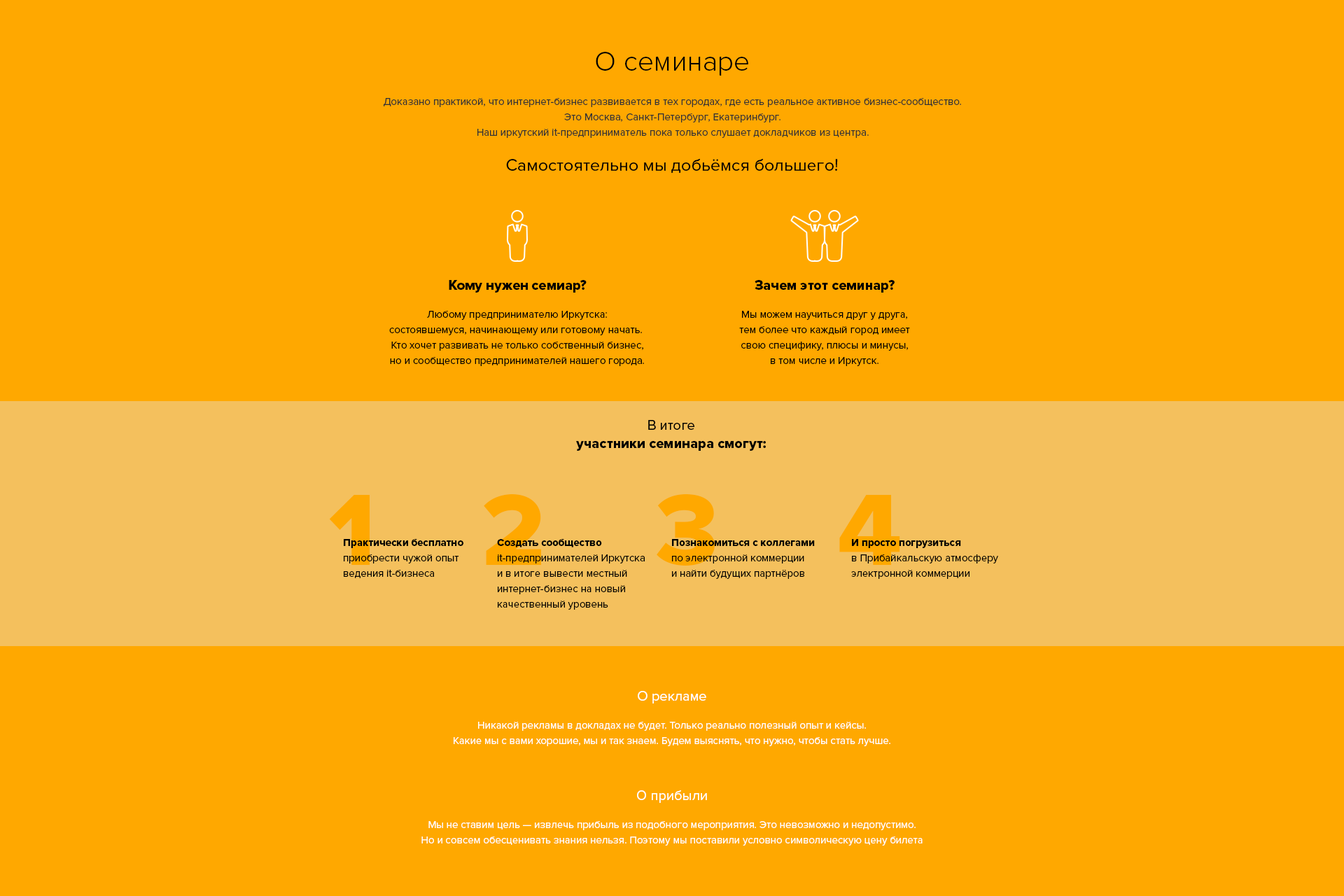
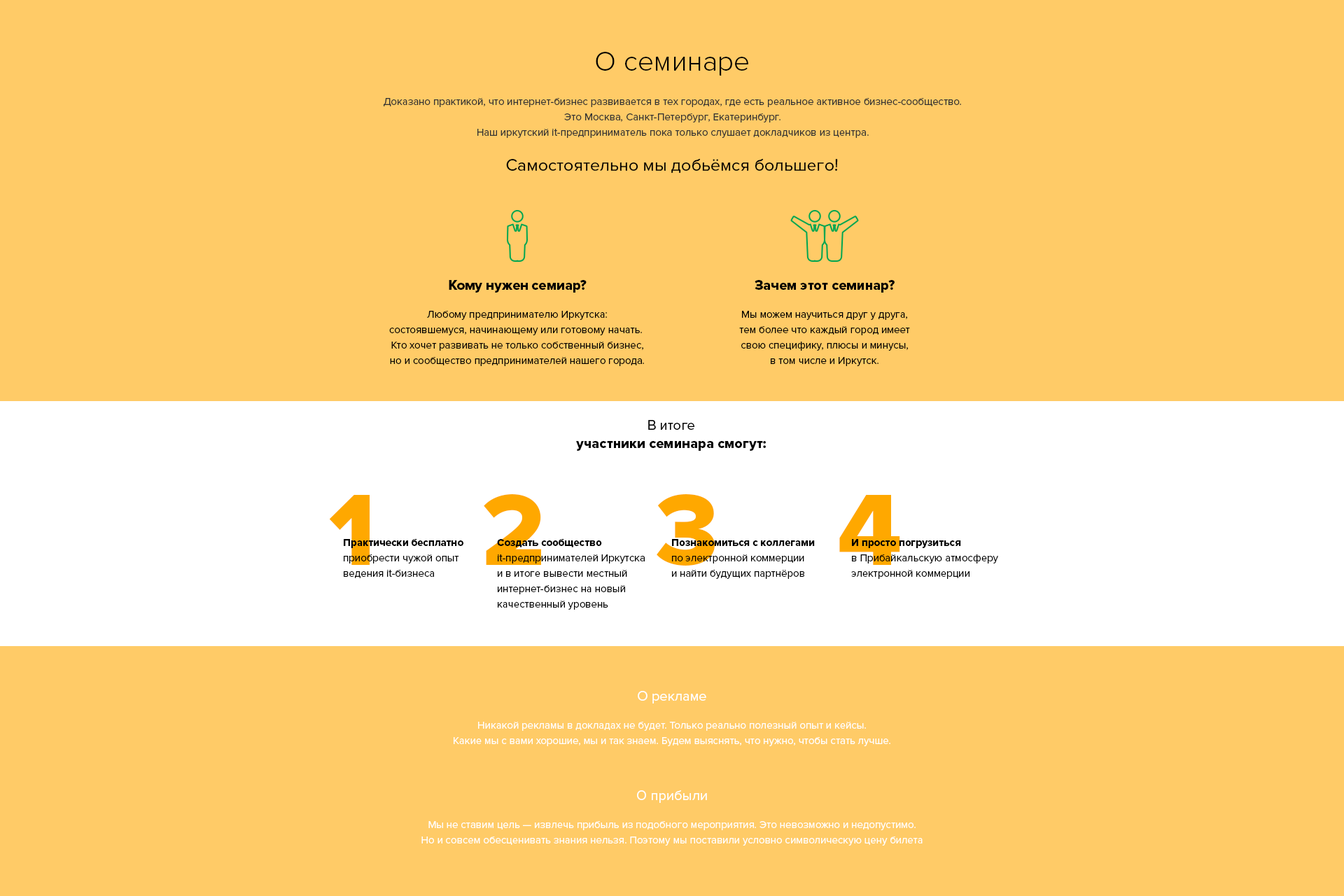
Layers edited between the first and the second 1344px x 896px image:
hid "Прямоугольник, скругл. углы 1 копия" over [642, 645, 702, 652]
painted on "Прямоугольник 70 копия" over [0, 400, 1344, 646]
painted on "Прямоугольник 70" over [0, 0, 1344, 896]
